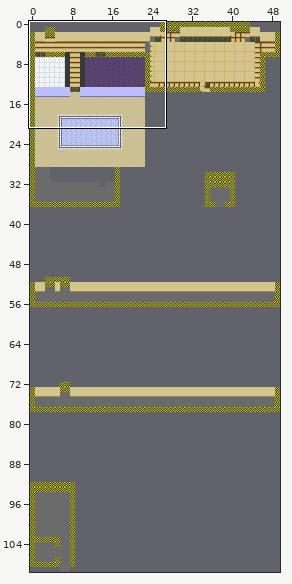
Two states of a Tiled map, Assets/Graphics/Maps/Retail/Hotel.tmx. The picture above shows the old version from afar; the outline marks the close-up.
Close-up. Earlier state:
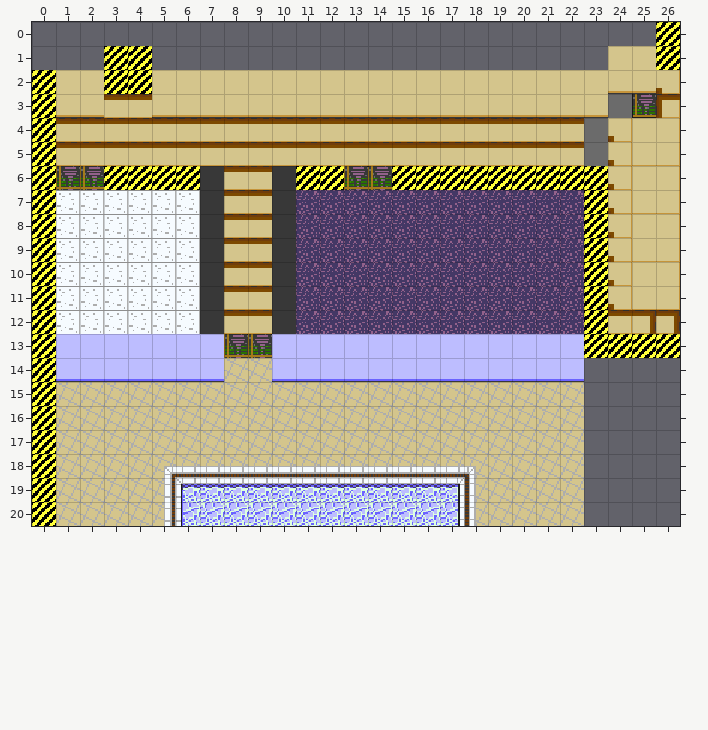
Cells are 16x16 px. Shown: x 0..26, y 0..20. The commit also changed other parts of the map, which this record leaves out.
New version:
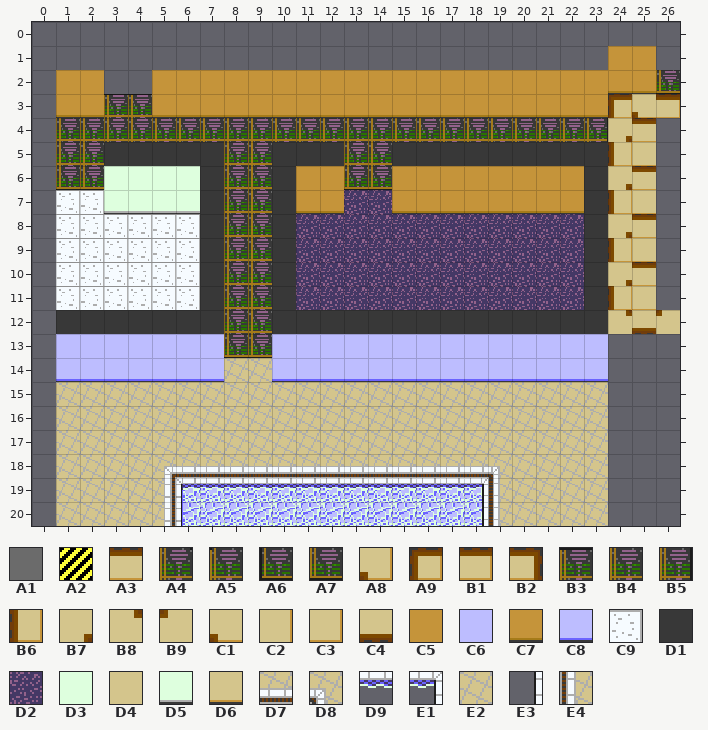
Key: from "DebugGraybox": A1 2, A2 4; from "FancyFloors": A3 6, A4 11, A5 12, A6 16, A7 17, A8 20, A9 24, B1 25, B2 26; from "FancyInterior": B3 1, B4 9, B5 10, B6 32, B7 35, B8 43, B9 44, C1 52, C2 54, C3 62, C4 65; from "Office": C5 0, C6 1, C7 10, C8 11, C9 21, D1 29, D2 34, D3 82, D4 83, D5 92, D6 93; from "PoolSide": D7 2, D8 4, D9 9, E1 10, E2 16, E3 17, E4 18.
__ is an empty cell, ## one hidden under a higher layer, .. an unchanged one.
Change:
--- layer "Graybox" (now hidden)
@@ x 0..26 @@
- 0 .. .. .. .. .. .. .. .. .. .. .. .. .. .. .. .. .. .. .. .. .. .. .. .. .. .. A2
- 1 .. .. .. A2 A2 .. .. .. .. .. .. .. .. .. .. .. .. .. .. .. .. .. .. .. .. .. A2
- 2 A2 .. .. A2 A2 .. .. .. .. .. .. .. .. .. .. .. .. .. .. .. .. .. .. .. .. .. ..
- 3 A2 .. .. .. .. .. .. .. .. .. .. .. .. .. .. .. .. .. .. .. .. .. .. .. A1 .. ..
- 4 A2 .. .. .. .. .. .. .. .. .. .. .. .. .. .. .. .. .. .. .. .. .. .. A1 .. .. ##
- 5 A2 .. .. .. .. .. .. .. .. .. .. .. .. .. .. .. .. .. .. .. .. .. .. A1 .. .. ##
- 6 A2 .. .. A2 A2 A2 A2 .. .. .. .. A2 A2 .. .. A2 A2 A2 A2 A2 A2 A2 A2 A2 .. .. ##
- 7 A2 .. .. .. .. .. .. .. .. .. .. .. .. .. .. .. .. .. .. .. .. .. .. A2 .. .. ##
- 8 A2 .. .. .. .. .. .. .. .. .. .. .. .. .. .. .. .. .. .. .. .. .. .. A2 .. .. ##
- 9 A2 .. .. .. .. .. .. .. .. .. .. .. .. .. .. .. .. .. .. .. .. .. .. A2 .. .. ##
-10 A2 .. .. .. .. .. .. .. .. .. .. .. .. .. .. .. .. .. .. .. .. .. .. A2 .. .. ##
-11 A2 .. .. .. .. .. .. .. .. .. .. .. .. .. .. .. .. .. .. .. .. .. .. A2 .. .. ##
-12 A2 .. .. .. .. .. .. .. .. .. .. .. .. .. .. .. .. .. .. .. .. .. .. A2 .. .. ..
-13 A2 .. .. .. .. .. .. .. .. .. .. .. .. .. .. .. .. .. .. .. .. .. .. A2 A2 A2 A2
-14 A2 .. .. .. .. .. .. .. .. .. .. .. .. .. .. .. .. .. .. .. .. .. .. .. .. .. ..
-15 A2 .. .. .. .. .. .. .. .. .. .. .. .. .. .. .. .. .. .. .. .. .. .. .. .. .. ..
-16 A2 .. .. .. .. .. .. .. .. .. .. .. .. .. .. .. .. .. .. .. .. .. .. .. .. .. ..
-17 A2 .. .. .. .. .. .. .. .. .. .. .. .. .. .. .. .. .. .. .. .. .. .. .. .. .. ..
-18 A2 .. .. .. .. .. .. .. .. .. .. .. .. .. .. .. .. .. .. .. .. .. .. .. .. .. ..
-19 A2 .. .. .. .. .. .. .. .. .. .. .. .. .. .. .. .. .. .. .. .. .. .. .. .. .. ..
-20 A2 .. .. .. .. .. .. .. .. .. .. .. .. .. .. .. .. .. .. .. .. .. .. .. .. .. ..
+ 0 .. .. .. .. .. .. .. .. .. .. .. .. .. .. .. .. .. .. .. .. .. .. .. .. .. .. __
+ 1 .. .. .. __ __ .. .. .. .. .. .. .. .. .. .. .. .. .. .. .. .. .. .. .. .. .. __
+ 2 __ .. .. __ __ .. .. .. .. .. .. .. .. .. .. .. .. .. .. .. .. .. .. .. .. .. ..
+ 3 __ .. .. .. .. .. .. .. .. .. .. .. .. .. .. .. .. .. .. .. .. .. .. .. __ .. ..
+ 4 __ .. .. .. .. .. .. .. .. .. .. .. .. .. .. .. .. .. .. .. .. .. .. __ .. .. __
+ 5 __ .. .. .. .. .. .. .. .. .. .. .. .. .. .. .. .. .. .. .. .. .. .. __ .. .. __
+ 6 __ .. .. __ __ __ __ .. .. .. .. __ __ .. .. __ __ __ __ __ __ __ __ __ .. .. __
+ 7 __ .. .. .. .. .. .. .. .. .. .. .. .. .. .. .. .. .. .. .. .. .. .. __ .. .. __
+ 8 __ .. .. .. .. .. .. .. .. .. .. .. .. .. .. .. .. .. .. .. .. .. .. __ .. .. __
+ 9 __ .. .. .. .. .. .. .. .. .. .. .. .. .. .. .. .. .. .. .. .. .. .. __ .. .. __
+10 __ .. .. .. .. .. .. .. .. .. .. .. .. .. .. .. .. .. .. .. .. .. .. __ .. .. __
+11 __ .. .. .. .. .. .. .. .. .. .. .. .. .. .. .. .. .. .. .. .. .. .. __ .. .. __
+12 __ .. .. .. .. .. .. .. .. .. .. .. .. .. .. .. .. .. .. .. .. .. .. __ .. .. ..
+13 __ .. .. .. .. .. .. .. .. .. .. .. .. .. .. .. .. .. .. .. .. .. .. __ __ __ __
+14 __ .. .. .. .. .. .. .. .. .. .. .. .. .. .. .. .. .. .. .. .. .. .. .. .. .. ..
+15 __ .. .. .. .. .. .. .. .. .. .. .. .. .. .. .. .. .. .. .. .. .. .. .. .. .. ..
+16 __ .. .. .. .. .. .. .. .. .. .. .. .. .. .. .. .. .. .. .. .. .. .. .. .. .. ..
+17 __ .. .. .. .. .. .. .. .. .. .. .. .. .. .. .. .. .. .. .. .. .. .. .. .. .. ..
+18 __ .. .. .. .. .. .. .. .. .. .. .. .. .. .. .. .. .. .. .. .. .. .. .. .. .. ..
+19 __ .. .. .. .. .. .. .. .. .. .. .. .. .. .. .. .. .. .. .. .. .. .. .. .. .. ..
+20 __ .. .. .. .. .. .. .. .. .. .. .. .. .. .. .. .. .. .. .. .. .. .. .. .. .. ..
--- layer "Graphics/BG"
@@ x 1..26 @@
- 1 .. .. .. .. .. .. .. .. .. .. .. .. .. .. .. .. .. .. .. .. .. .. .. D4 D4 ..
- 2 D4 D4 .. .. D4 D4 D4 D4 D4 D4 D4 D4 D4 D4 D4 D4 D4 D4 D4 D4 D4 D4 D4 D6 D6 A8
- 3 D6 D6 A3 A3 D6 D6 D6 D6 D6 D6 D6 D6 D6 D6 D6 D6 D6 D6 D6 D6 D6 D6 D6 __ A6 A9
- 4 A3 A3 A3 A3 A3 A3 A3 A3 A3 A3 A3 A3 A3 A3 A3 A3 A3 A3 A3 A3 A3 A3 __ A8 D4 C2
- 5 A3 A3 A3 A3 A3 A3 A3 A3 A3 A3 A3 A3 A3 A3 A3 A3 A3 A3 A3 A3 A3 A3 .. A8 .. C3
- 6 A4 A4 __ __ __ __ .. A3 A3 .. __ __ A4 A5 __ __ __ __ __ __ __ __ .. A8 D4 C2
- 7 .. .. C9 C9 C9 C9 .. A3 A3 .. D2 D2 .. .. D2 D2 D2 D2 D2 D2 D2 D2 .. A8 .. C3
- 8 .. .. .. .. .. .. .. A3 A3 .. .. .. .. .. .. .. .. .. .. .. .. .. .. A8 D4 C2
- 9 .. .. .. .. .. .. .. A3 A3 .. .. .. .. .. .. .. .. .. .. .. .. .. .. A8 .. C3
-10 .. .. .. .. .. .. .. A3 A3 .. .. .. .. .. .. .. .. .. .. .. .. .. .. A8 D4 C2
-11 .. .. .. .. .. .. .. A3 A3 .. .. .. .. .. .. .. .. .. .. .. .. .. .. A8 .. C3
-12 .. .. .. .. .. .. .. A3 A3 .. .. .. .. .. .. .. .. .. .. .. .. .. .. B1 B2 B2
-13 .. .. .. .. .. .. .. A4 A4 .. .. .. .. .. .. .. .. .. .. .. .. .. __ .. .. ..
-14 .. .. .. .. .. .. .. .. .. .. .. .. .. .. .. .. .. .. .. .. .. .. __ .. .. ..
-15 .. .. .. .. .. .. .. .. .. .. .. .. .. .. .. .. .. .. .. .. .. .. __ .. .. ..
-16 .. .. .. .. .. .. .. .. .. .. .. .. .. .. .. .. .. .. .. .. .. .. __ .. .. ..
-17 .. .. .. .. .. .. .. .. .. .. .. .. .. .. .. .. .. .. .. .. .. .. __ .. .. ..
-18 .. .. .. .. .. .. .. .. .. .. .. .. .. .. .. .. .. D8 E2 .. .. .. __ .. .. ..
-19 .. .. .. .. .. .. .. .. .. .. .. .. .. .. .. .. E1 E4 E2 .. .. .. __ .. .. ..
-20 .. .. .. .. .. .. .. .. .. .. .. .. .. .. .. .. E3 E4 E2 .. .. .. __ .. .. ..
+ 1 .. .. .. .. .. .. .. .. .. .. .. .. .. .. .. .. .. .. .. .. .. .. .. C5 C5 ..
+ 2 C5 C5 .. .. C5 C5 C5 C5 C5 C5 C5 C5 C5 C5 C5 C5 C5 C5 C5 C5 C5 C5 C5 C7 C7 A7
+ 3 C7 C7 B3 B3 C7 C7 C7 C7 C7 C7 C7 C7 C7 C7 C7 C7 C7 C7 C7 C7 C7 C7 C7 A9 C1 B1
+ 4 B4 B4 B4 B4 B4 B4 B4 B4 B4 B4 B4 B4 B4 B4 B4 B4 B4 B4 B4 B4 B4 B4 B5 B7 A3 __
+ 5 B4 B4 ## ## ## ## ## B4 B4 ## ## ## B4 B4 ## ## ## ## ## ## ## ## .. B6 .. __
+ 6 A7 A7 D3 D3 D3 D3 .. B4 B4 .. C5 C5 A7 A7 C5 C5 C5 C5 C5 C5 C5 C5 .. B7 A3 __
+ 7 .. .. D5 D5 D5 D5 .. B4 B4 .. C7 C7 .. .. C7 C7 C7 C7 C7 C7 C7 C7 .. B6 .. __
+ 8 .. .. .. .. .. .. .. B4 B4 .. .. .. .. .. .. .. .. .. .. .. .. .. .. B7 A3 __
+ 9 .. .. .. .. .. .. .. B4 B4 .. .. .. .. .. .. .. .. .. .. .. .. .. .. B6 .. __
+10 .. .. .. .. .. .. .. B4 B4 .. .. .. .. .. .. .. .. .. .. .. .. .. .. B7 A3 __
+11 .. .. .. .. .. .. .. B4 B4 .. .. .. .. .. .. .. .. .. .. .. .. .. .. B6 .. __
+12 .. .. .. .. .. .. .. B4 B4 .. .. .. .. .. .. .. .. .. .. .. .. .. .. B8 C4 B9
+13 .. .. .. .. .. .. .. A7 A7 .. .. .. .. .. .. .. .. .. .. .. .. .. C6 .. .. ..
+14 .. .. .. .. .. .. .. .. .. .. .. .. .. .. .. .. .. .. .. .. .. .. C8 .. .. ..
+15 .. .. .. .. .. .. .. .. .. .. .. .. .. .. .. .. .. .. .. .. .. .. E2 .. .. ..
+16 .. .. .. .. .. .. .. .. .. .. .. .. .. .. .. .. .. .. .. .. .. .. E2 .. .. ..
+17 .. .. .. .. .. .. .. .. .. .. .. .. .. .. .. .. .. .. .. .. .. .. E2 .. .. ..
+18 .. .. .. .. .. .. .. .. .. .. .. .. .. .. .. .. .. D7 D8 .. .. .. E2 .. .. ..
+19 .. .. .. .. .. .. .. .. .. .. .. .. .. .. .. .. D9 E1 E4 .. .. .. E2 .. .. ..
+20 .. .. .. .. .. .. .. .. .. .. .. .. .. .. .. .. __ E3 E4 .. .. .. E2 .. .. ..
--- layer "Graphics/FGWalls"
@@ x 1..23 @@
- 5 .. .. __ __ __ __ __ .. .. __ __ __ .. .. __ __ __ __ __ __ __ __ __
- 6 .. .. .. .. .. .. .. .. .. .. .. .. .. .. .. .. .. .. .. .. .. .. __
- 7 .. .. .. .. .. .. .. .. .. .. .. .. .. .. .. .. .. .. .. .. .. .. __
- 8 .. .. .. .. .. .. .. .. .. .. .. .. .. .. .. .. .. .. .. .. .. .. __
- 9 .. .. .. .. .. .. .. .. .. .. .. .. .. .. .. .. .. .. .. .. .. .. __
-10 .. .. .. .. .. .. .. .. .. .. .. .. .. .. .. .. .. .. .. .. .. .. __
-11 .. .. .. .. .. .. .. .. .. .. .. .. .. .. .. .. .. .. .. .. .. .. __
-12 __ __ __ __ __ __ .. .. .. .. __ __ __ __ __ __ __ __ __ __ __ __ __
+ 5 .. .. D1 D1 D1 D1 D1 .. .. D1 D1 D1 .. .. D1 D1 D1 D1 D1 D1 D1 D1 D1
+ 6 .. .. .. .. .. .. .. .. .. .. .. .. .. .. .. .. .. .. .. .. .. .. D1
+ 7 .. .. .. .. .. .. .. .. .. .. .. .. .. .. .. .. .. .. .. .. .. .. D1
+ 8 .. .. .. .. .. .. .. .. .. .. .. .. .. .. .. .. .. .. .. .. .. .. D1
+ 9 .. .. .. .. .. .. .. .. .. .. .. .. .. .. .. .. .. .. .. .. .. .. D1
+10 .. .. .. .. .. .. .. .. .. .. .. .. .. .. .. .. .. .. .. .. .. .. D1
+11 .. .. .. .. .. .. .. .. .. .. .. .. .. .. .. .. .. .. .. .. .. .. D1
+12 D1 D1 D1 D1 D1 D1 .. .. .. .. D1 D1 D1 D1 D1 D1 D1 D1 D1 D1 D1 D1 D1
